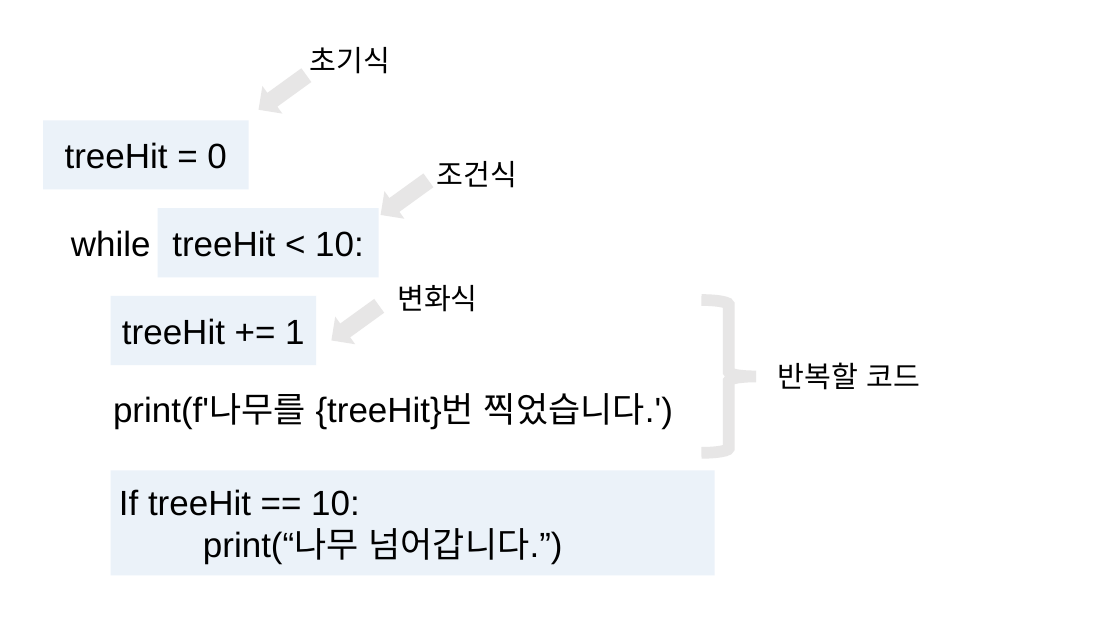
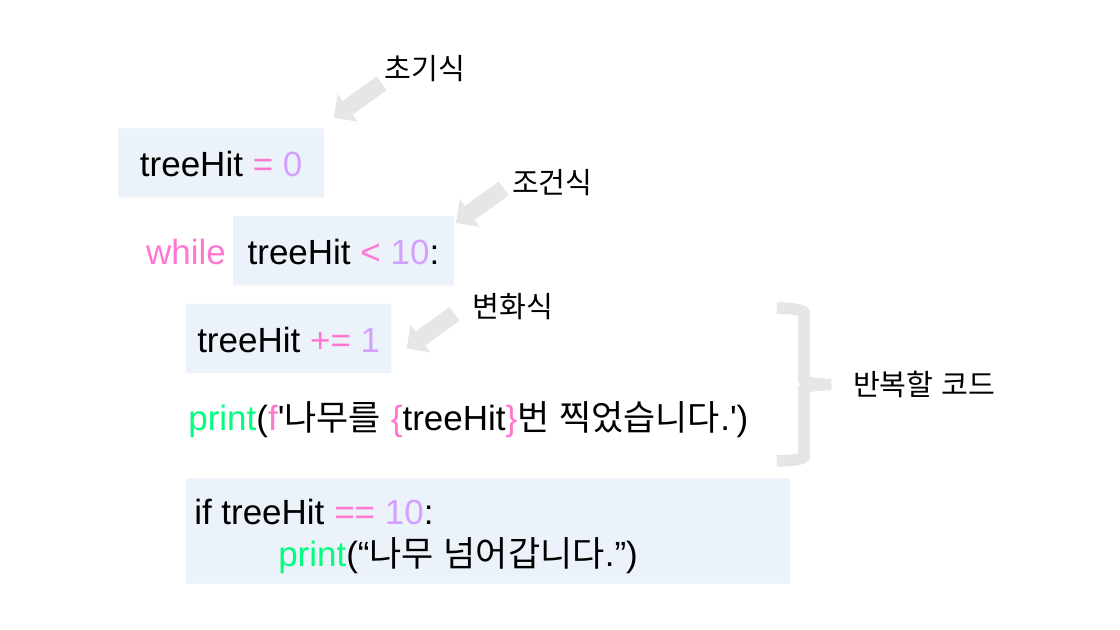
Before and after one commit to HongB1/2022-KHU-Bioinformatics-lab, a slide deck: slide 1 of while_img.pptx. Drawn at 1120x630 pixels with LibreOffice and Linux fonts; fonts in the diff are those of the drawing. Boxes give left, top, right and bottom in pixels: in the first picture for what was removed or moved away, otherwise in the second. Text is boxed around its words. In the diff, an @@ line names an element or a change of style, - is before the commit and + after.

```diff
--- a/while_img.pptx
+++ b/while_img.pptx
@@ 2 texts, 1 left arrow: place and size @@
-2 texts, 1 left arrow at bbox=[113, 47, 673, 430]
+2 texts, 1 left arrow at bbox=[188, 55, 748, 438]
@@ rectangle "treeHit = 0" at bbox=[118, 129, 324, 197]: text colour #000000 to #FF77D1 in "="; text colour #000000 to #D4A0FF in "0" @@
@@ text "while" at bbox=[146, 238, 226, 265]: text colour #000000 to #FF77D1 @@
@@ rectangle "treeHit < 10:" at bbox=[233, 216, 454, 285]: text colour #000000 to #FF77D1 in "<"; text colour #000000 to #D4A0FF in "10:" @@
@@ rectangle "treeHit += 1" at bbox=[186, 304, 392, 373]: text colour #000000 to #FF77D1 in "+="; text colour #000000 to #D4A0FF in "1" @@
@@ 4 rectangles, 4 texts, 2 left arrows, 1 right brace: place and size @@
-4 rectangles, 4 texts, 2 left arrows, 1 right brace at bbox=[43, 120, 920, 576]
+4 rectangles, 4 texts, 2 left arrows, 1 right brace at bbox=[118, 129, 996, 584]
@@ text "print(f'나무를 {treeHit}번 찍었습니다.')" at bbox=[188, 401, 748, 438]: text colour #000000 to #00FF7E in "print(f'나무를"; text colour #000000 to #FF77D1 in "print(f'나무를 {treeHit}번" @@
@@ text in rectangle at bbox=[194, 498, 434, 525]: text changed @@
-If treeHit == 10:
+if treeHit == 10:
@@ text in rectangle at bbox=[278, 537, 638, 574]: text colour #000000 to #00FF7E in "print(“나무" @@
```
Also in this commit, not shown: 2 other files.
